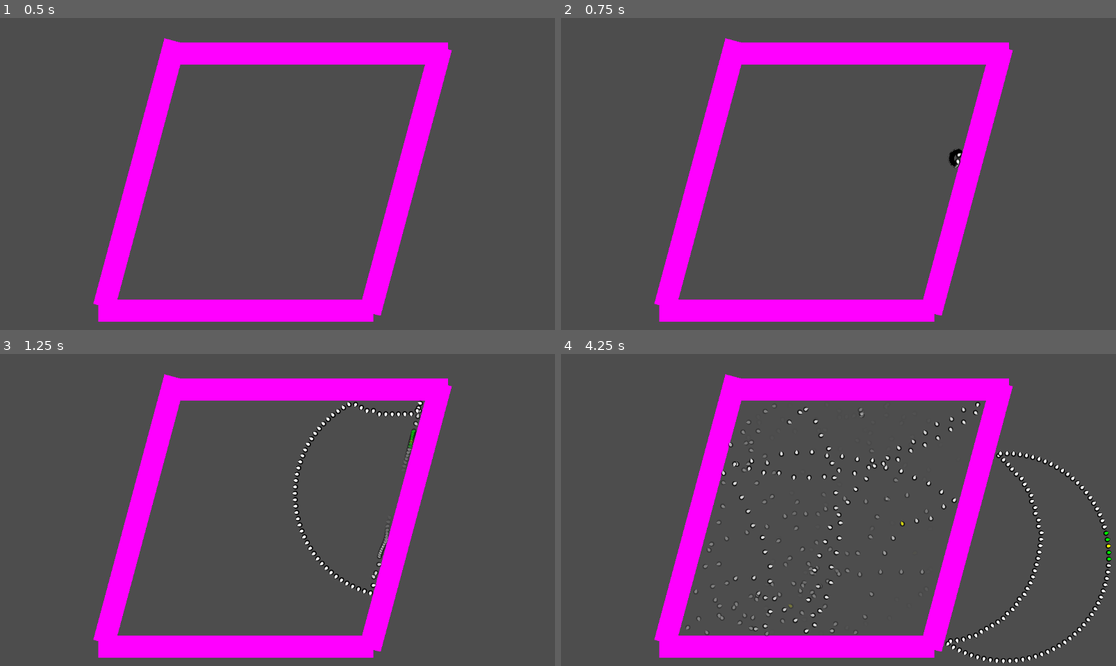
Above: before the commit, frames 1-4 (two rows, left to right).
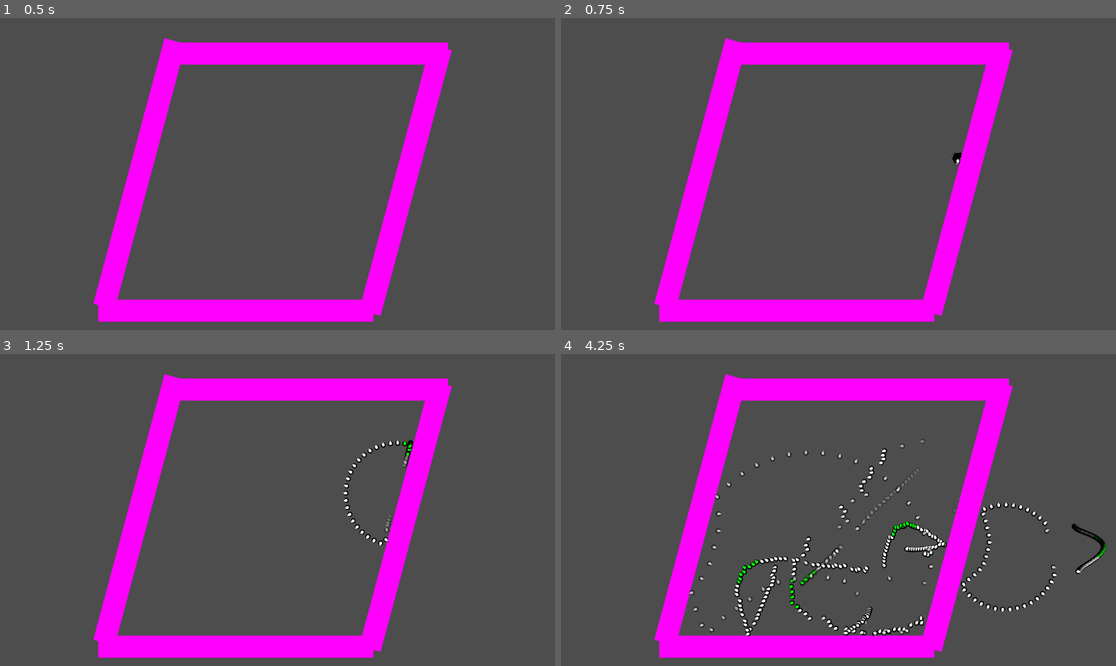
Above: after the commit, the same moments.

Repository: sammo4gun/roargame
Game: Godot game, scene res://boxroom.tscn
Same seed, same stepped clock (60 frames per second), same inputs: the game is played once before the commit and once after it.
Inputs (mouse positions are in pixels of both pictures, inside the frame that each line leads up to):
- Up to frame 1 (0.5 s): no input
- Up to frame 2 (0.75 s): tap Enter at 0.5 s; move the mouse to (960, 158) at 0.52 s; click (960, 158) at 0.6 s
- Up to frame 3 (1.25 s): no input
- Up to frame 4 (4.25 s): move the mouse to (727, 525) at 1.27 s; click (727, 525) at 1.35 s; move the mouse to (894, 441) at 2.02 s; click (894, 441) at 2.1 s; move the mouse to (810, 572) at 2.77 s; click (810, 572) at 2.85 s; move the mouse to (1005, 556) at 3.52 s; click (1005, 556) at 3.6 s

Frame 1 is identical in both runs. In frame 2, less than 0.1% of the frame differs, in the area x 69-73%, y 41-49%; in frame 3, 1.1%; in frame 4, 5.5%, in the area x 22-100%, y 15-100%.

Commit message:
more content

Diff:
--- a/particle.gd
+++ b/particle.gd
@@ -5,6 +5,7 @@
 @export var min_speed = 40
 @export var slowdown_per_sec = 0.5
 @export var slowdown_low_support_per_sec = 0.1
+@export var line_only = false
 
 @onready var sprite = $Sprite2D
 @onready var particle_hitbox = $ParticleFinder/ParticleSupport
@@ -21,7 +22,7 @@
 	linear_velocity = Vector2(x_velocity, y_velocity)
 	starting_velocity = linear_velocity.length()
 	particle_hitbox.disabled = true
-	#sprite.visible = false
+	sprite.visible = not line_only
 
 # Called every frame. 'delta' is the elapsed time since the previous frame.
 func _physics_process(delta: float) -> void:
@@ -31,7 +32,7 @@
 		queue_free()
 	if not delay:
 		calc_angles()
-		#queue_redraw()
+		if line_only: queue_redraw()
 		handle_slowdown(delta)
 
 func handle_move(delta: float) -> void:
--- a/wave.gd
+++ b/wave.gd
@@ -9,10 +9,16 @@
 @export var dist_until_slowdown = 40
 @export var min_particle_speed = 40
 
-@export var focus_angle = 0.2
-@export var focus_intensity = 0.5
+@export var focus_angle = 0.2 # this much % of the circle...
+@export var focus_intensity = 0.5 # ...has this much % of the particles.
 
-var focus_dir = 0
+@export var focus_angle_curve: Curve
+
+@export var focus_strength = 0.3 # how much extra % of speed the focused part will have MAXIMALLY
+
+@export var focus_strength_curve: Curve
+
+var focus_degree = 0
 var slowed = false
 var particles = []
 var test = true
@@ -20,22 +26,57 @@
 
 # Called when the node enters the scene tree for the first time.
 func _ready() -> void:
-	focus_dir = randf_range(0, 360)
-	var angle = 360.0/num_particles
-	var current_angle = 0
-	while current_angle < 360:
-		var instance = particle.instantiate()
-		if test:
-			instance.set_tester()
-			test = false
-		instance.x_velocity = cos(deg_to_rad(current_angle+focus_dir)) * wave_speed
-		instance.y_velocity = sin(deg_to_rad(current_angle+focus_dir)) * wave_speed
-		instance.slowdown_per_sec = slowdown_per_sec
-		instance.min_speed = min_particle_speed
-		instance.slowdown_low_support_per_sec = slowdown_low_support_per_sec
-		add_child(instance)
-		particles.append(instance)
-		current_angle += angle
+	focus_degree = randf_range(0, 360)
+	print(focus_degree)
+	if focus_angle < 1 and focus_angle > 0:
+		focused_wave(focus_degree)
+	else:
+		full_wave(focus_degree)
+
+func focused_wave(degree):
+	# the amount to 'jump forward' for every particle in the focused zone
+	var num_focused = int(num_particles * focus_intensity)
+	var num_unfocused = num_particles - num_focused
+	var particle_focus_angle = (360.0 * focus_angle) / num_focused
+	# the amount to 'jump forward' for every particle in the unfocused zone
+	var particle_regular_angle = (360.0 * (1-focus_angle)) / num_unfocused
+	# to make sure the middle of the focused zone is the direction of the degree
+	var current_angle = degree - (360.0 * 0.5 * focus_angle)
+	var num_spawned = 0
+	while num_spawned < num_particles:
+		if num_spawned < num_focused:
+			make_particle(	current_angle,
+							wave_speed+
+							wave_speed*focus_strength*(focus_strength_curve.sample(num_spawned/float(num_focused))),
+							int(current_angle) == int(focus_degree))
+			#current_angle += particle_focus_angle * focus_angle_curve.sample(num_spawned/float(num_focused))
+			current_angle += particle_focus_angle
+		else:
+			make_particle(current_angle)
+			current_angle += particle_regular_angle
+		num_spawned += 1
+
+func full_wave(degree):
+	var particle_angle = 360.0/num_particles
+	var current_angle = degree
+	var num_spawned = 0
+	while num_spawned < num_particles:
+		make_particle(current_angle)
+		current_angle += particle_angle
+		num_spawned += 1
+
+func make_particle(fire_angle, speed=wave_speed, tester = false):
+	var instance = particle.instantiate()
+	if tester:
+		instance.set_tester()
+	instance.x_velocity = cos(deg_to_rad(fire_angle)) * speed
+	instance.y_velocity = sin(deg_to_rad(fire_angle)) * speed
+	instance.slowdown_per_sec = slowdown_per_sec
+	instance.min_speed = min_particle_speed
+	instance.slowdown_low_support_per_sec = slowdown_low_support_per_sec
+	add_child(instance)
+	particles.append(instance)
+
 
 func _process(delta):
 	if not slowed:
--- a/wave.tscn
+++ b/wave.tscn
@@ -1,10 +1,24 @@
-[gd_scene load_steps=2 format=3 uid="uid://dgxr6vbmfgejp"]
+[gd_scene load_steps=4 format=3 uid="uid://dgxr6vbmfgejp"]
 
 [ext_resource type="Script" path="res://wave.gd" id="1_d4o0s"]
 
+[sub_resource type="Curve" id="Curve_v8a6w"]
+max_value = 2.0
+_data = [Vector2(0, 2), 0.0, -4.0, 0, 0, Vector2(0.5, 0), 0.0, 0.0, 0, 0, Vector2(1, 2), 0.0, 0.0, 0, 0]
+point_count = 3
+
+[sub_resource type="Curve" id="Curve_aljk6"]
+_data = [Vector2(0, 0.505494), 0.0, 0.0, 0, 0, Vector2(0.49505, 1), 0.0, 0.0, 0, 0, Vector2(1, 0.472527), 0.0, 0.0, 0, 0]
+point_count = 3
+
 [node name="Wave" type="Node2D"]
 script = ExtResource("1_d4o0s")
-wave_speed = 200
+wave_speed = 100
 num_particles = 100
 slowdown_per_sec = 0.9
 slowdown_low_support_per_sec = 0.7
+focus_angle = 0.1
+focus_intensity = 0.6
+focus_angle_curve = SubResource("Curve_v8a6w")
+focus_strength = 0.9
+focus_strength_curve = SubResource("Curve_aljk6")
Not shown, added: wav3720.tmp
